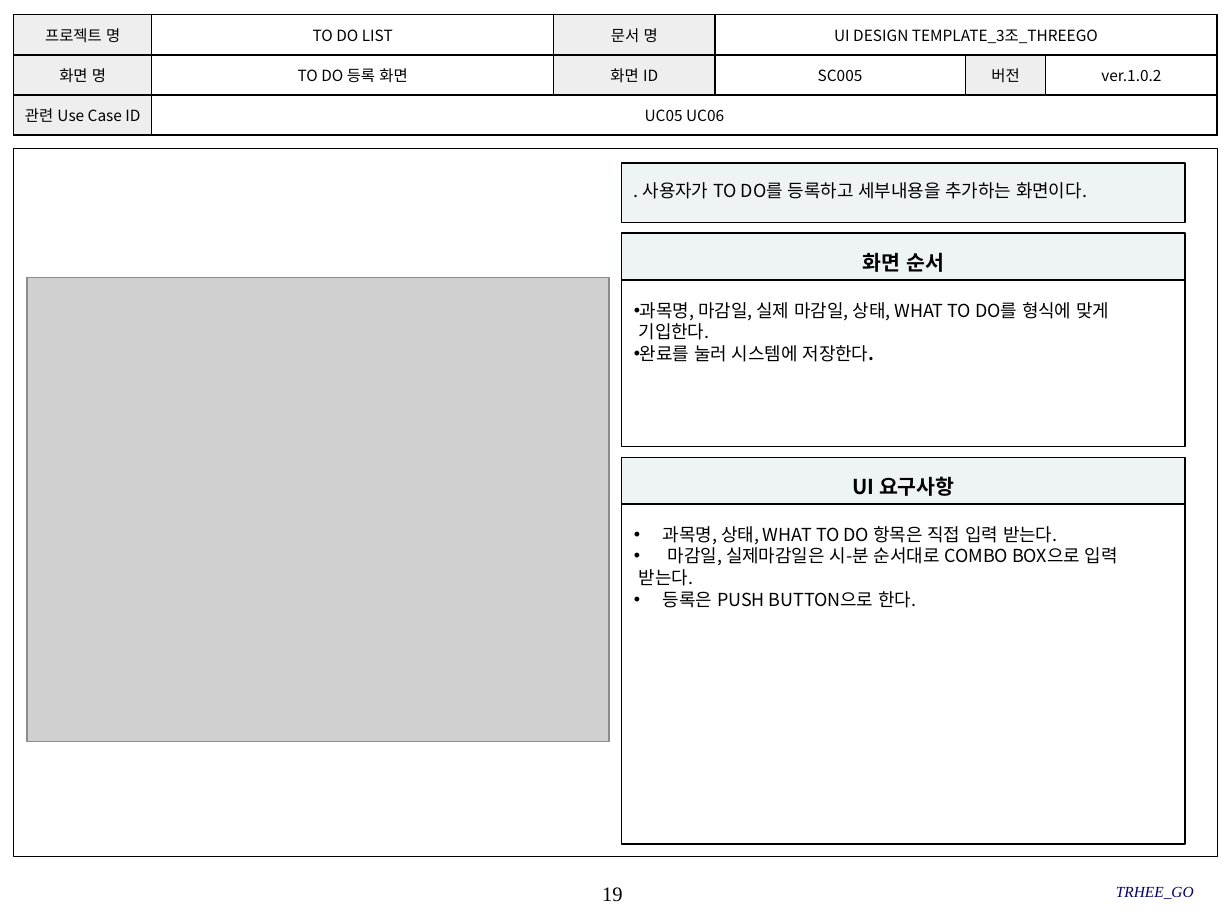
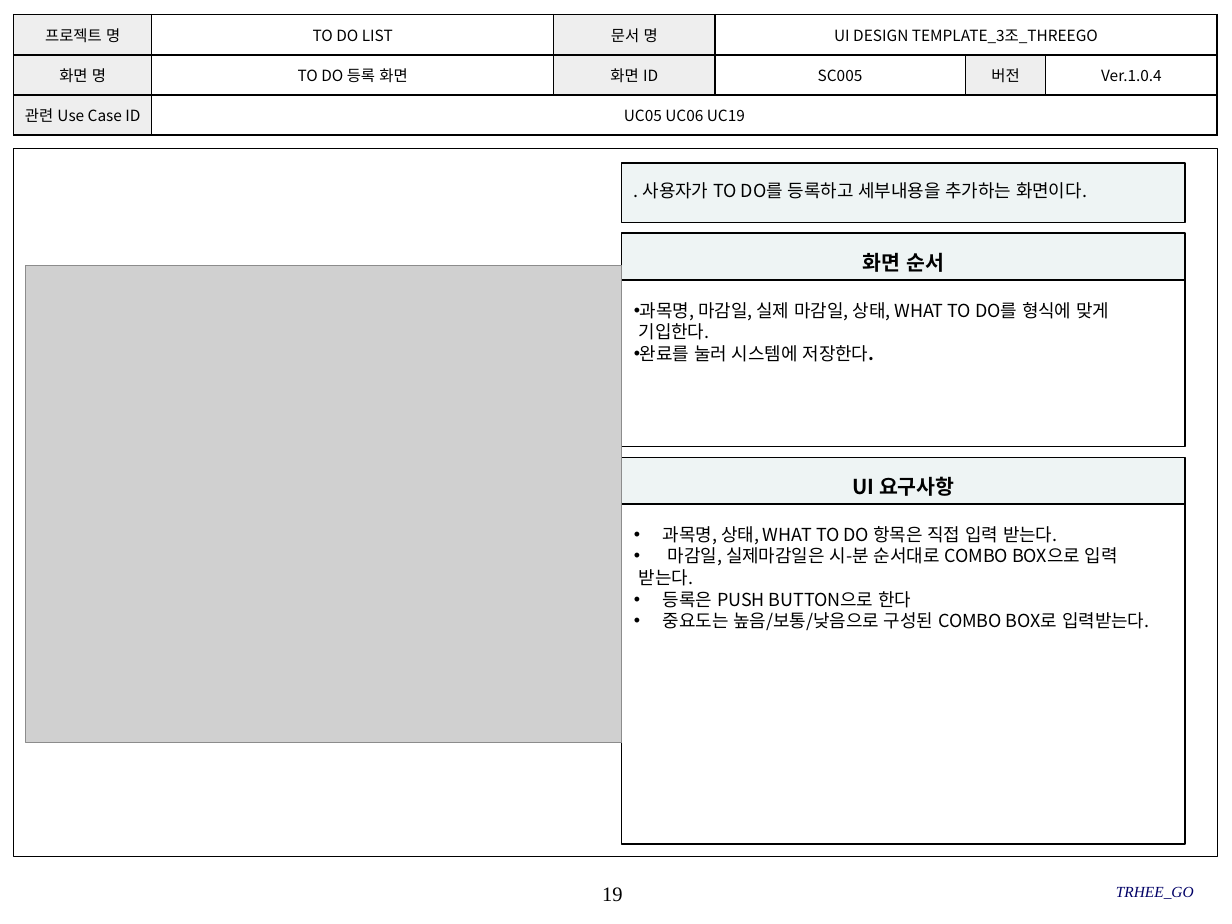
Before and after one commit to SMU-SE-Admin/18-1_3_THREEGO_Doc, a slide deck: slide 19 of 03 설계/UI Design Template_3조_THREEGO.pptx. Drawn at 1232x924 pixels with LibreOffice and Linux fonts; fonts in the diff are those of the drawing; grey boxes stand for pictures; background and template pictures are left out. Boxes give left, top, right and bottom in pixels: in the first picture for what was removed or moved away, otherwise in the second. Text is boxed around its words. In the diff, an @@ line names an element or a change of style, - is before the commit and + after.

```diff
--- a/03 설계/UI Design Template_3조_THREEGO.pptx
+++ b/03 설계/UI Design Template_3조_THREEGO.pptx
@@ table at (14,15,1216,136) @@
-row 2, column 6: ver.1.0.2
+row 2, column 6: Ver.1.0.4
-row 3, column 2: UC05 UC06
+row 3, column 2: UC05 UC06 UC19
@@ picture: place and size @@
-picture at (27,277,610,742)
+picture at (26,265,622,742)
@@ text in rectangle at (663,591,1149,630): text changed @@
-• 등록은 PUSH BUTTON으로 한다.
+• 등록은 PUSH BUTTON으로 한다
+• 중요도는 높음/보통/낮음으로 구성된 COMBO BOX로 입력받는다.
```
Also in this commit, not shown: 22 other slides changed.
